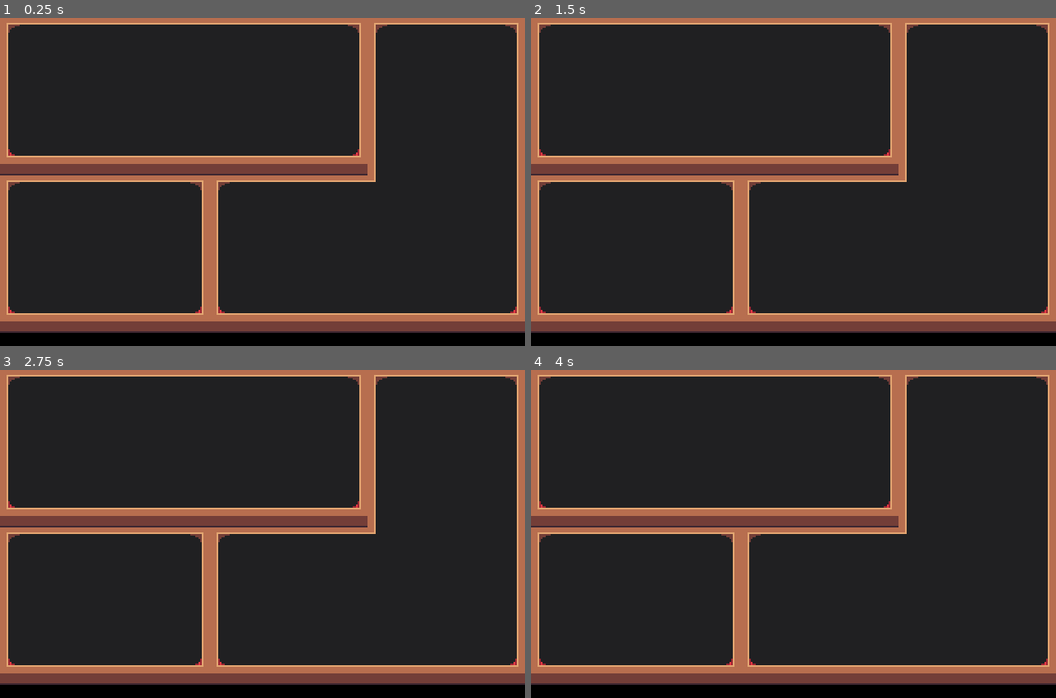
Above: before the commit, frames 1-4 (two rows, left to right).
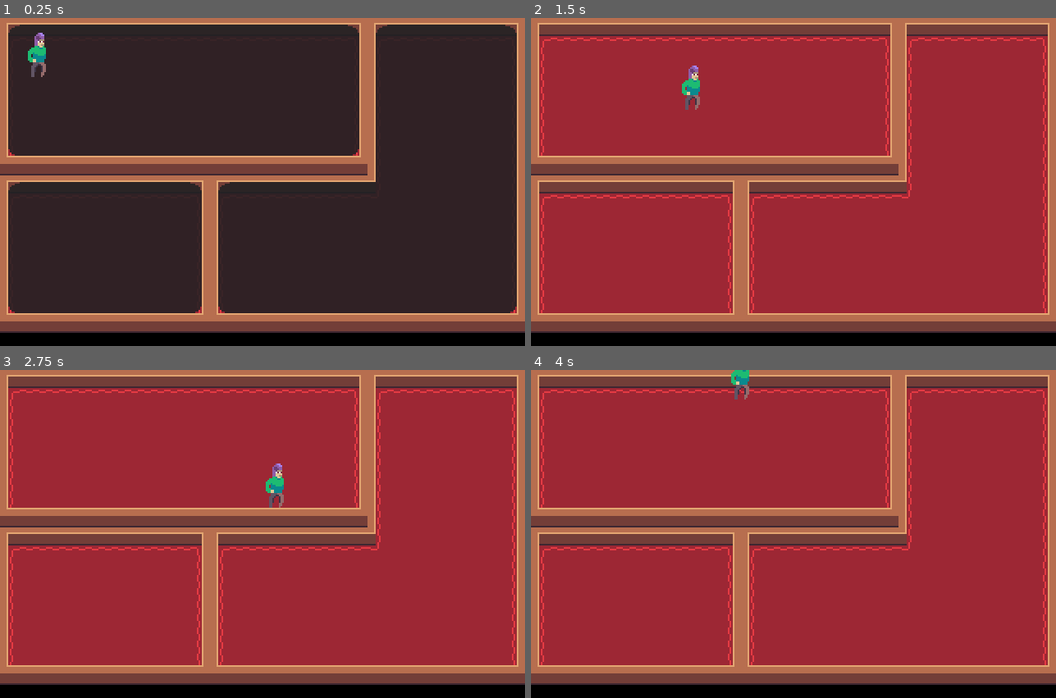
Above: after the commit, the same moments.

Repository: GodotNuts/GodotTemplateProject
Game: Godot game, scene res://scenes/hotels/HotelCharleston.tscn
Same seed, same stepped clock (60 frames per second), same inputs: the game is played once before the commit and once after it.
Inputs:
- Up to frame 1 (0.25 s): no input
- Up to frame 2 (1.5 s): hold Right (ui_right) 0.53-1.28 s; tap Space (ui_select) at 0.77 s; hold Down (ui_down) from 1.28 s (still down)
- Up to frame 3 (2.75 s): tap Space (ui_select) at 1.52 s; release Down (ui_down) at 2.03 s; hold Right (ui_right) from 2.03 s (still down)
- Up to frame 4 (4 s): release Right (ui_right) at 2.78 s; hold Up (ui_up) 2.78-3.53 s; tap Space (ui_select) at 3.02, 3.77 s; hold Left (ui_left) from 3.53 s (still down)

The runs differ from the first frame. In frame 1, 2.0% of the frame differs, in the area x 1-99%, y 4-89%; in frame 2, 77%; in frame 3, 77%; in frame 4, 77%, in the area x 1-99%, y 0-90%.

Commit message:
Update player script and add to scene

Diff:
--- a/scenes/hotels/HotelCharleston.tscn
+++ b/scenes/hotels/HotelCharleston.tscn
@@ -1,6 +1,7 @@
-[gd_scene load_steps=2 format=2]
+[gd_scene load_steps=3 format=2]
 
 [ext_resource path="res://scenes/hotels/HotelRoom.tscn" type="PackedScene" id=1]
+[ext_resource path="res://scenes/players/Player.tscn" type="PackedScene" id=2]
 
 [node name="Hotel" type="Node2D"]
 
@@ -23,6 +24,12 @@
 position = Vector2( 160, 102 )
 zoom = Vector2( 1.2, 1.4 )
 
+[node name="Player" parent="." instance=ExtResource( 2 )]
+position = Vector2( 24, 20 )
+MoveSpeed = 100.0
+CanJump = true
+JumpStrength = 20.0
+
 [editable path="HotelRoom"]
 [editable path="HotelRoom2"]
 [editable path="HotelRoom3"]
--- a/scripts/characters/Player.gd
+++ b/scripts/characters/Player.gd
@@ -13,9 +13,13 @@
     var jumped = CanJump and Input.is_action_just_pressed("ui_select")
     if jumped or _in_air:
         if jumped and not _in_air:
-            _velocity = -Vector2.UP * JumpStrength
-        _body.global_position.y += _velocity.y + GlobalProperties.Gravity * delta
-        if _body.global_position.y >= 0.0:
+            _velocity = Vector2.UP * JumpStrength
+            _in_air = true
+        _velocity.y += GlobalProperties.Gravity * delta
+        _body.position.y += _velocity.y
+        if _body.position.y >= 0.0:
             _in_air = false
-            _body.global_position.y = 0.0
+            _body.position.y = 0.0
             _velocity.y = 0
+
+    move_and_slide(direction * MoveSpeed)
--- a/scripts/hotels/FloorAndWalls.gd
+++ b/scripts/hotels/FloorAndWalls.gd
@@ -11,7 +11,7 @@
         _fog.set_cell(cell.x, cell.y, 0, false, false, false, Vector2(1, 1))
 
     _fog.update_bitmask_region()
-    emit_signal("room_visibility_changed", false)
+    remove_fog()
 
 func remove_fog() -> void:
     _tween_fog(Color.transparent)
